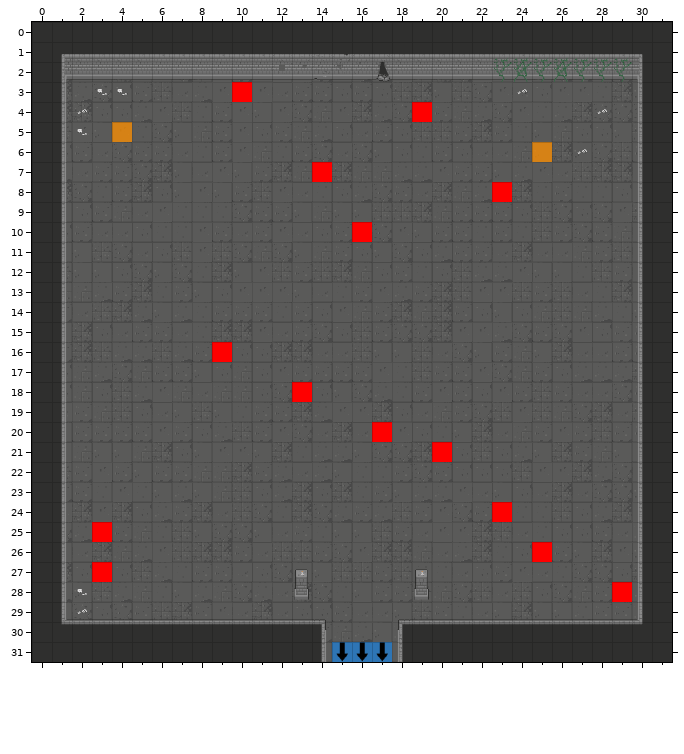
Two versions of a level (Tiled map, GrupaTNT/Assets/Resources/RoomData/ROOM_1_S_1.tmx). The first picture shows the starting point.
Cells are 32x32 px. Shown: x 0..31, y 0..31.
The result:
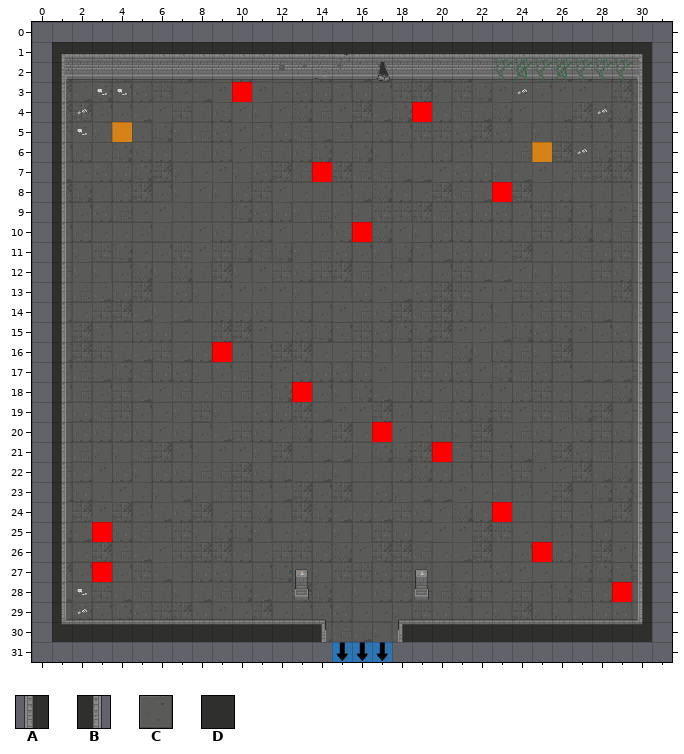
Key: from "Dungeon_Tileset_2": A 16, B 18, C 88, D 167.
_ is an empty cell.
The exact change:
Layer "Floor":
y 31: x 14 C -> _; x 18 C -> _
Layer "Walls":
y 0: x 0..31 DDDDDDDDDDDDDDDDDDDDDDDDDDDDDDDD -> ________________________________
y 1..30: x 0 D -> _; x 31 D -> _
y 31: x 0..14 DDDDDDDDDDDDDDB -> _______________; x 18..31 ADDDDDDDDDDDDD -> ______________
Changed places in both pictures, as pixel boxes (x1, y1, x2, y2):
removed: (32, 22, 672, 662)
